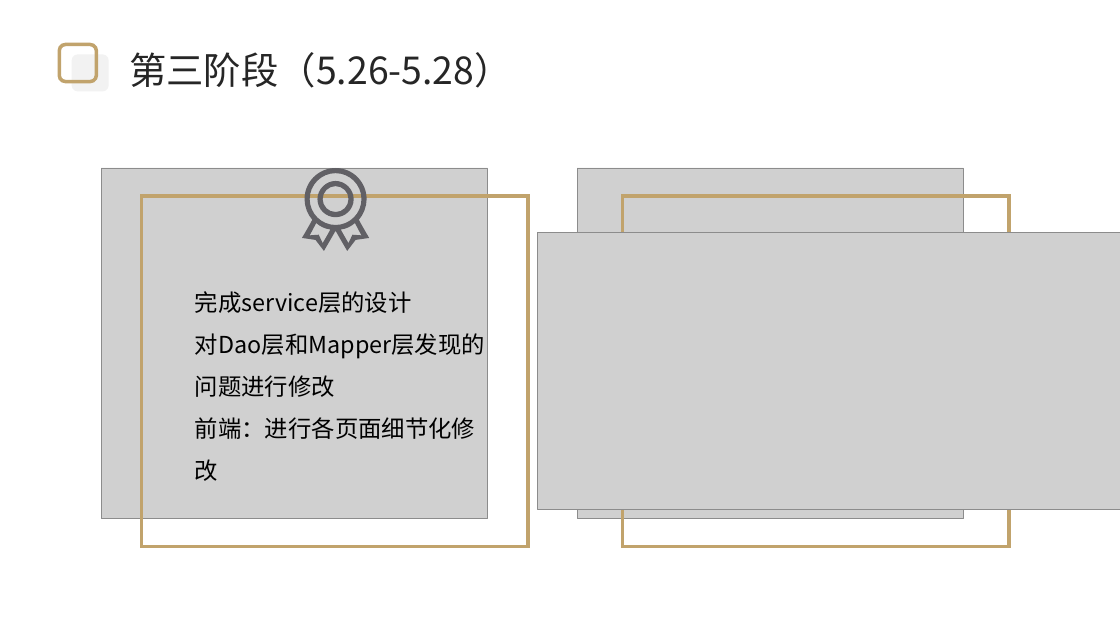
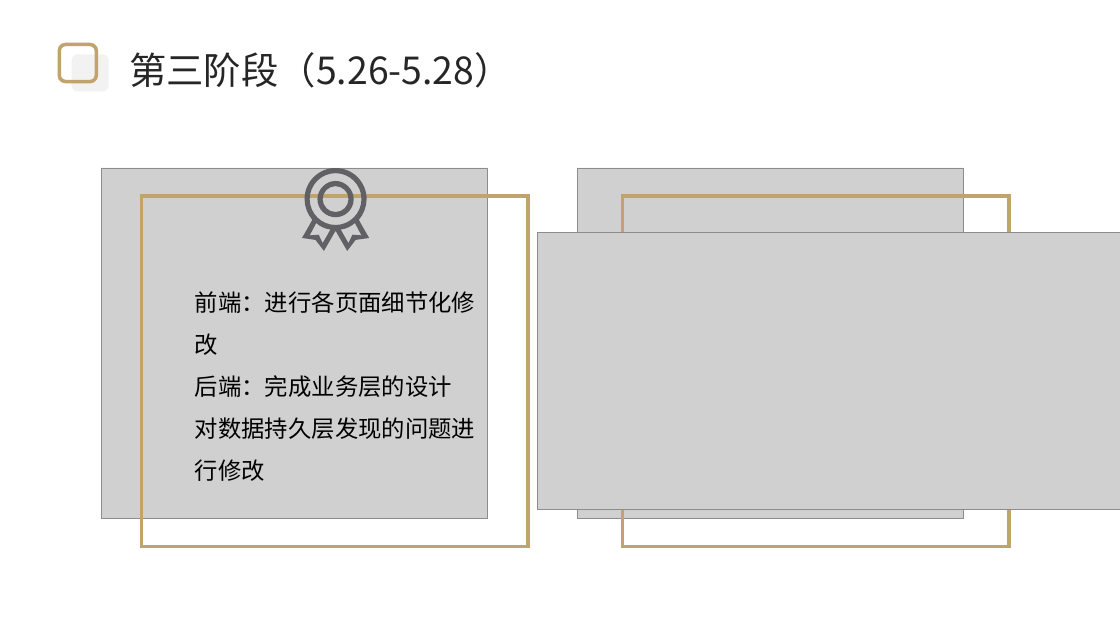
Before and after one commit to 2021FYWZ/wind, a slide deck: slide 11 of doc/项目答辩.pptx. Drawn at 1120x630 pixels with LibreOffice and Linux fonts; fonts in the diff are those of the drawing; grey boxes stand for pictures; background and template pictures are left out. Boxes give left, top, right and bottom in pixels: in the first picture for what was removed or moved away, otherwise in the second. Text is boxed around its words. In the diff, an @@ line names an element or a change of style, - is before the commit and + after.

Commit message:
修改项目PPT

```diff
--- a/doc/项目答辩.pptx
+++ b/doc/项目答辩.pptx
@@ text at (195, 291, 485, 359): paragraphs removed @@
-完成service层的设计
-对Dao层和Mapper层发现的问题进行修改
@@ text at (195, 375, 475, 481): paragraphs added @@
+后端：完成业务层的设计
+对数据持久层发现的问题进行修改
```
Also in this commit, not shown: 9 other slides changed, 2 slides removed.
